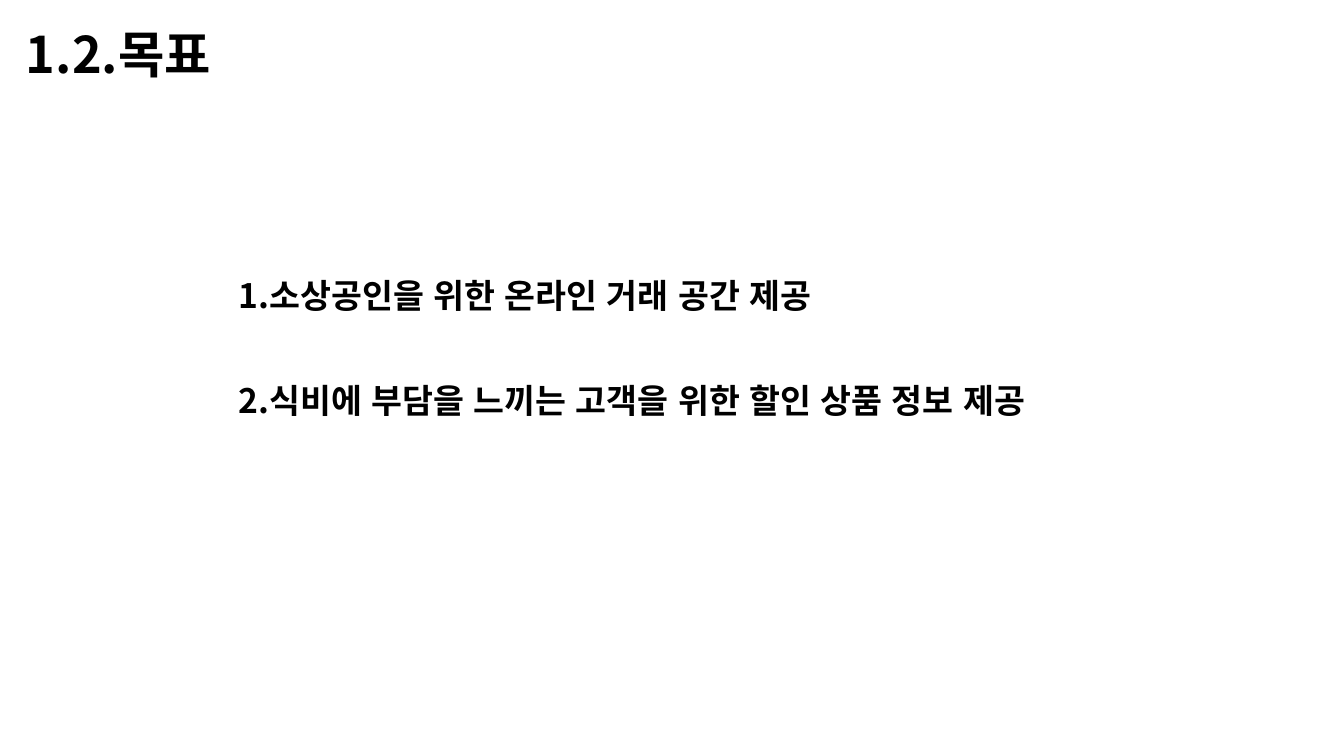
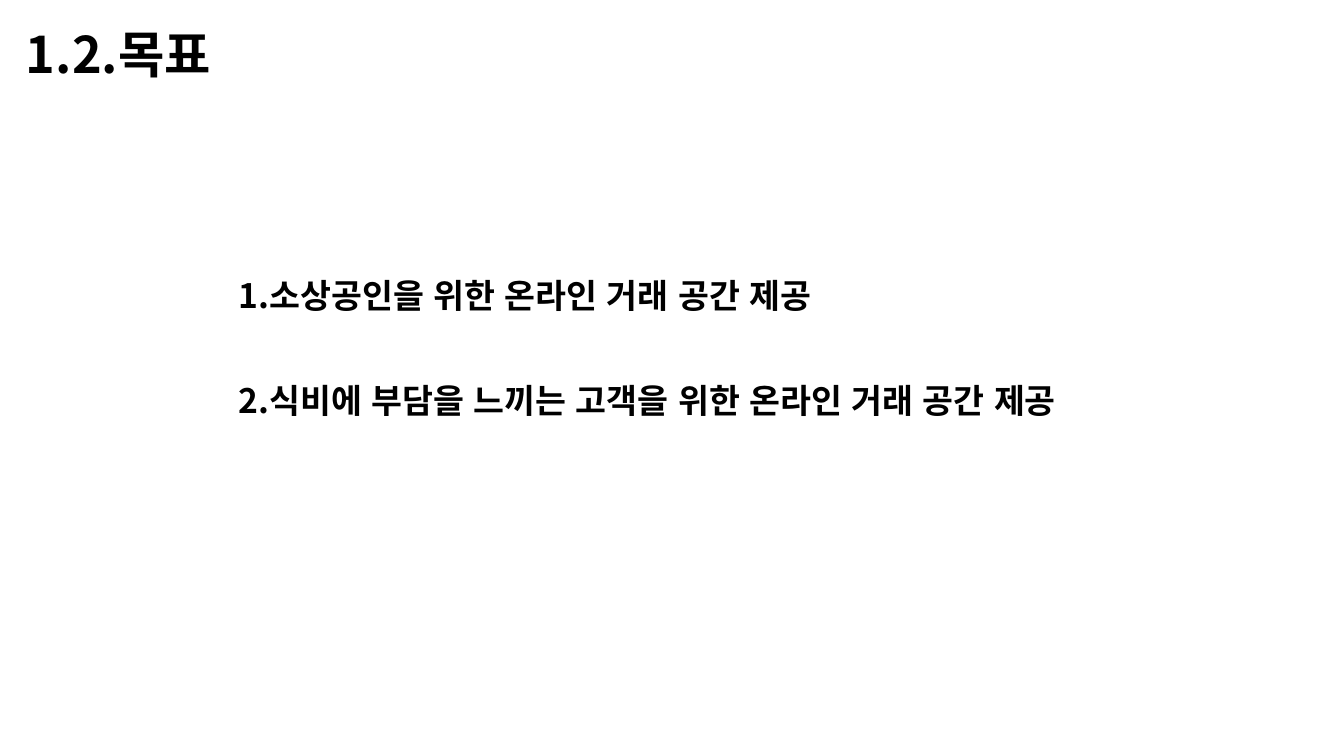
Before and after one commit to Jinuuk/Jinuuk.github.io, a slide deck: slide 4 of outputs/김진욱.pptx. Drawn at 1344x756 pixels with LibreOffice and Linux fonts; fonts in the diff are those of the drawing. Boxes give left, top, right and bottom in pixels: in the first picture for what was removed or moved away, otherwise in the second. Text is boxed around its words. In the diff, an @@ line names an element or a change of style, - is before the commit and + after.

```diff
--- a/outputs/김진욱.pptx
+++ b/outputs/김진욱.pptx
@@ text at box(239, 384, 1056, 416): text changed @@
-2.식비에 부담을 느끼는 고객을 위한 할인 상품 정보 제공
+2.식비에 부담을 느끼는 고객을 위한 온라인 거래 공간 제공
```
Also in this commit, not shown: 1 other slide changed.
